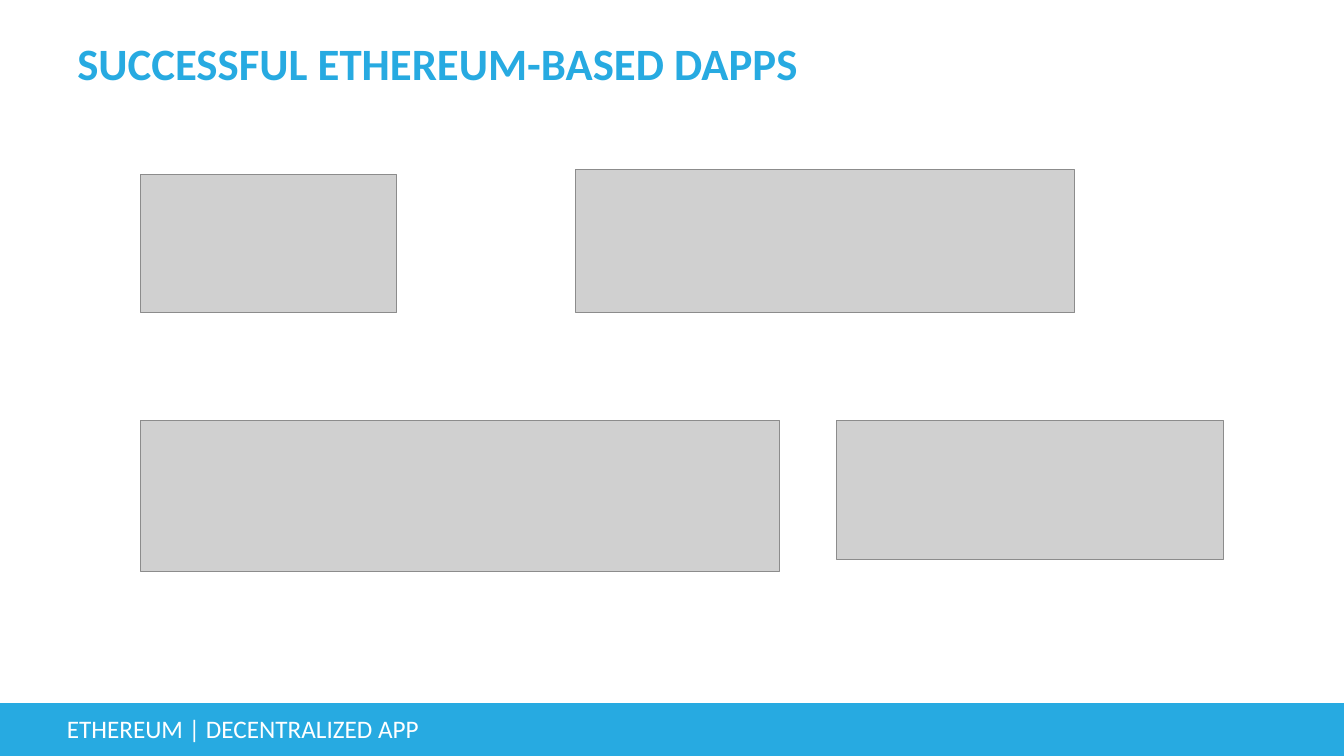
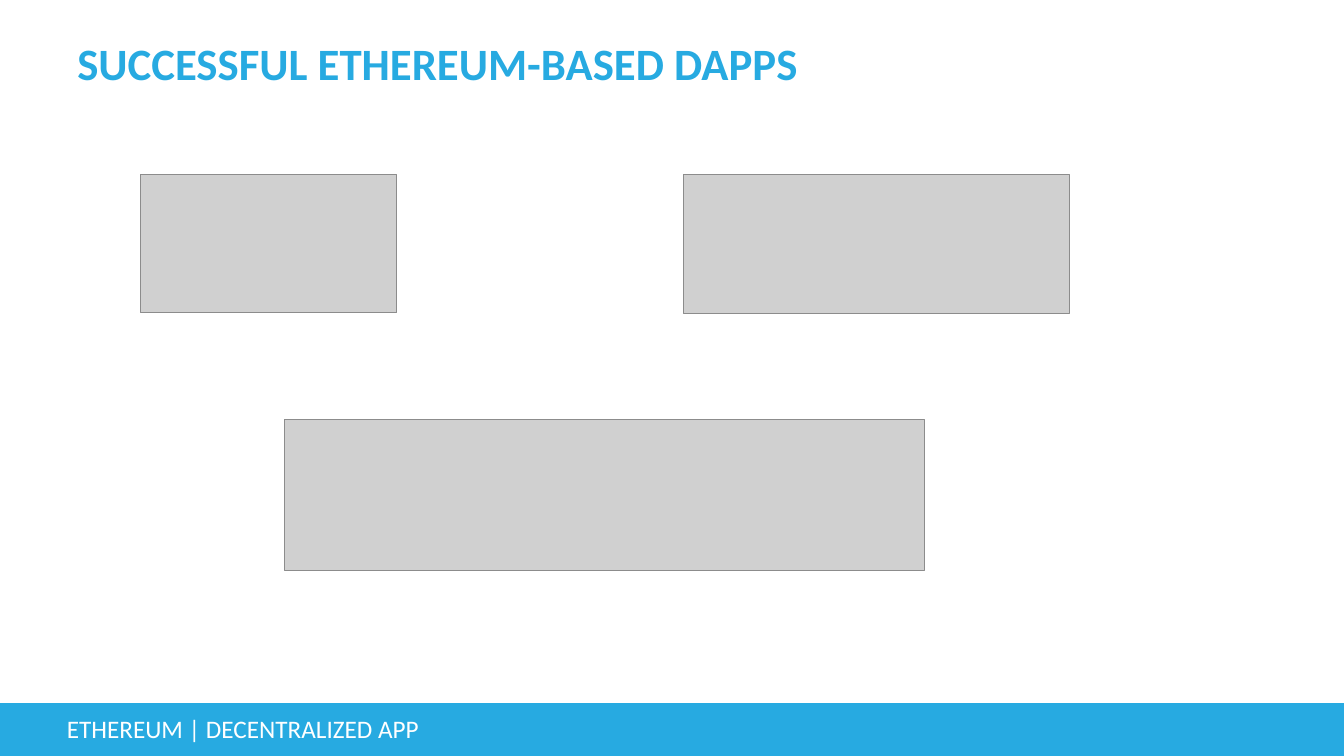
Before and after one commit to HPTNhan/dapp-demo, a slide deck: slide 11 of KMS-TC18-Ethereum.pptx. Drawn at 1344x756 pixels with LibreOffice and Linux fonts; fonts in the diff are those of the drawing; grey boxes stand for pictures; background and template pictures are left out. Boxes give left, top, right and bottom in pixels: in the first picture for what was removed or moved away, otherwise in the second. Text is boxed around its words. In the diff, an @@ line names an element or a change of style, - is before the commit and + after.

```diff
--- a/KMS-TC18-Ethereum.pptx
+++ b/KMS-TC18-Ethereum.pptx
@@ picture removed at (x1=576, y1=169, x2=1075, y2=313) @@
@@ picture moved from (x1=837, y1=420, x2=1223, y2=560) to (x1=684, y1=174, x2=1070, y2=314) @@
@@ picture moved from (x1=141, y1=420, x2=780, y2=572) to (x1=285, y1=419, x2=925, y2=571) @@
```
Also in this commit, not shown: 3 other slides changed, 1 slide added, 1 slide removed.
